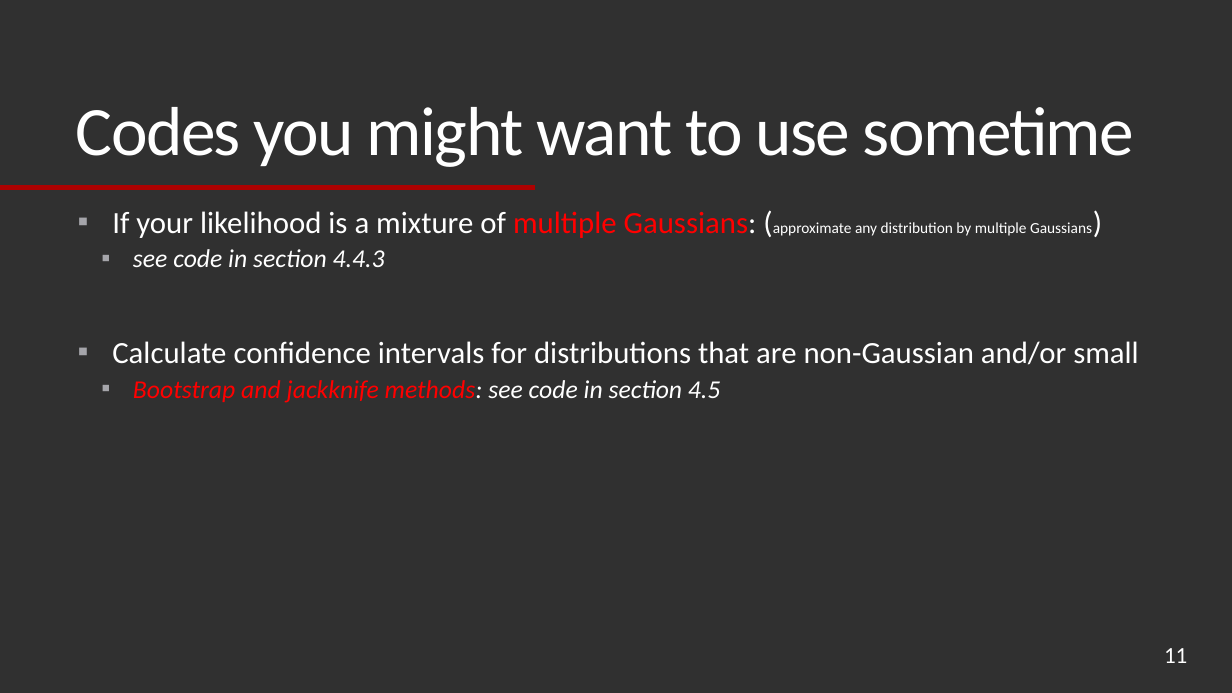
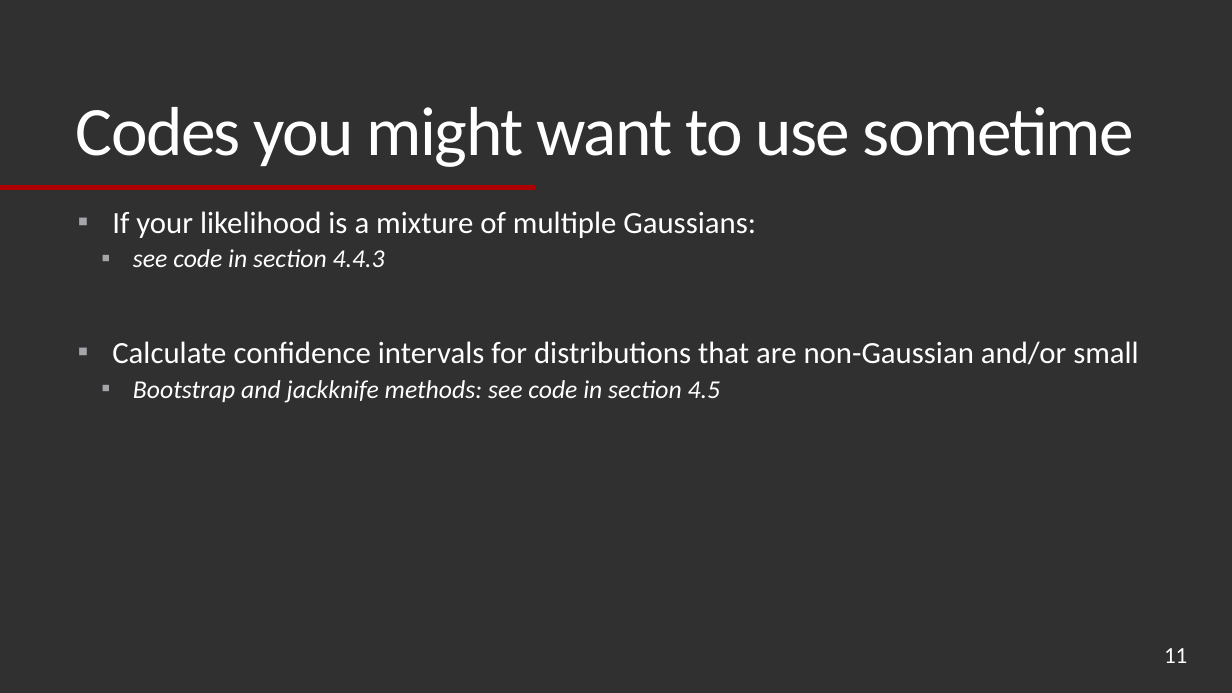
Before and after one commit to UA-ast502-2020/classnotebook, a slide deck: slide 11 of Maximum Likelihood Estimation lecture.pptx. Drawn at 1232x693 pixels with LibreOffice and Linux fonts; fonts in the diff are those of the drawing. Boxes give left, top, right and bottom in pixels: in the first picture for what was removed or moved away, otherwise in the second. Text is boxed around its words. In the diff, an @@ line names an element or a change of style, - is before the commit and + after.

```diff
--- a/Maximum Likelihood Estimation lecture.pptx
+++ b/Maximum Likelihood Estimation lecture.pptx
@@ text at [112, 211, 756, 238]: text changed @@
-▪ If your likelihood is a mixture of multiple Gaussians: (approximate any distribution by multiple Gaussians)
+▪ If your likelihood is a mixture of multiple Gaussians:
@@ text at [133, 380, 720, 402]: text colour #FF0000 to #FFFFFF in "Bootstrap and jackknife methods:" @@
```
Also in this commit, not shown: 1 other slide changed, 18 other files.
